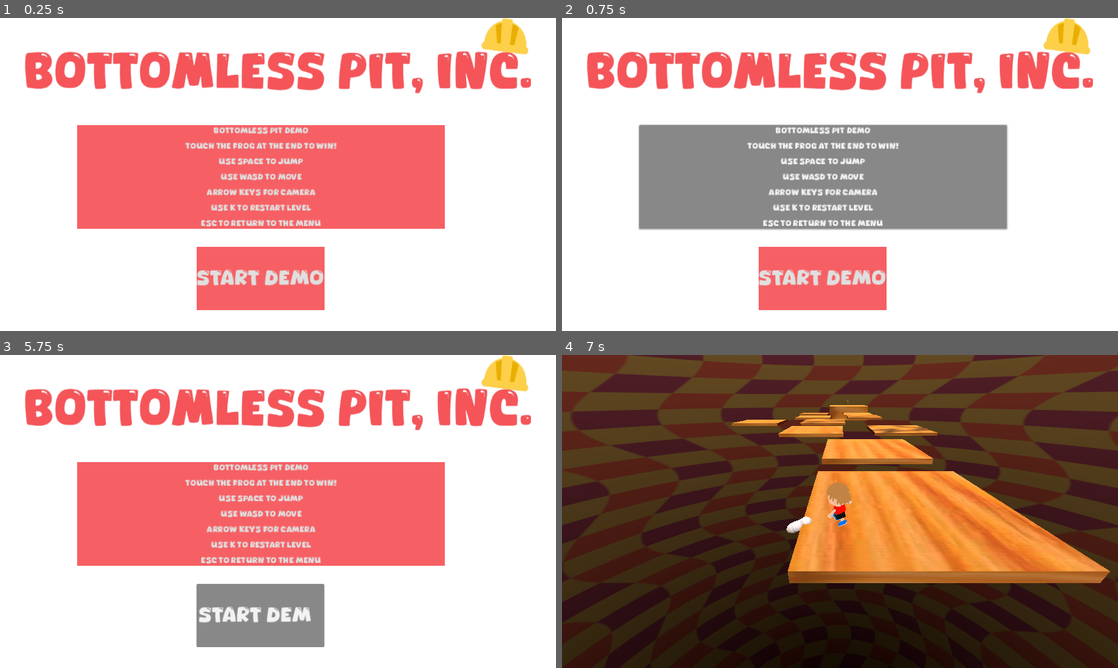
Above: before the commit, frames 1-4 (two rows, left to right).
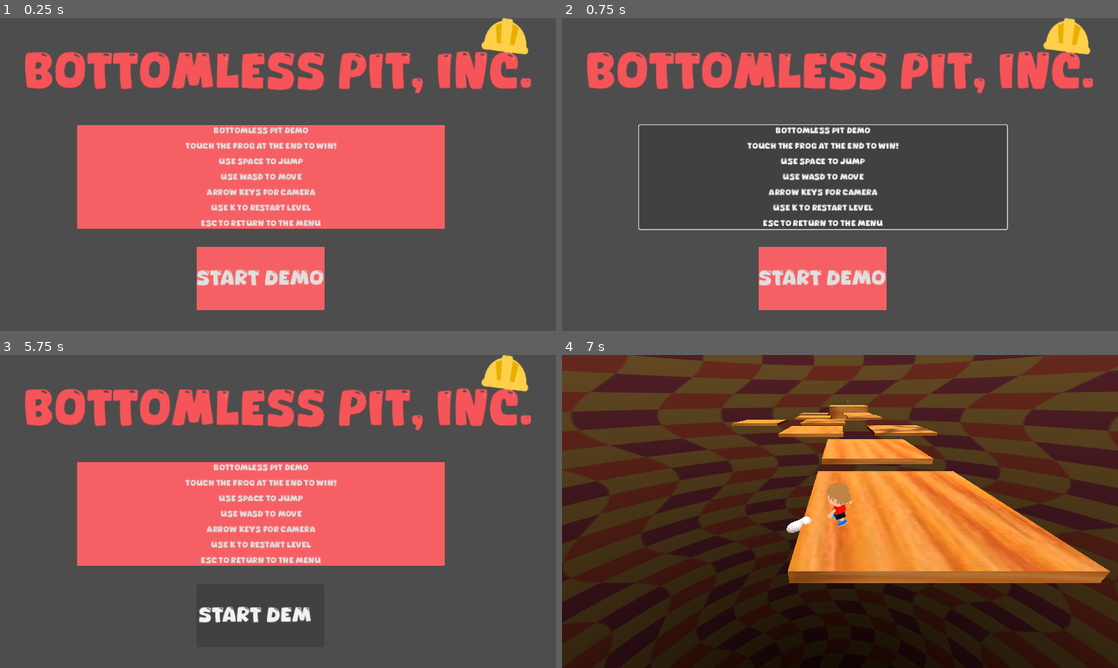
Above: after the commit, the same moments.

Repository: spoiboi/bottomlessPitInc2
Game: Godot game, scene res://Scenes/demo_screen.tscn
Same seed, same stepped clock (60 frames per second), same inputs: the game is played once before the commit and once after it.
Inputs:
- Up to frame 1 (0.25 s): no input
- Up to frame 2 (0.75 s): click "BOTTOMLESS PIT DEMO TOUCH THE…" at 0.5 s
- Up to frame 3 (5.75 s): click "Start Demo" at 1.25 s; hold D (right) 2.03-2.78 s; tap Up (camera_down) at 2.1 s; tap Space (jump) at 2.27, 3.02, 4.52, 5.27 s; hold S (back) 2.78-3.53 s; tap Left (camera_left) at 2.85 s; hold D (right) 3.53-4.28 s; tap Right (camera_right) at 3.6 s; hold W (forward) 4.28-5.03 s; tap Down (camera_up) at 4.35 s; hold A (left) from 5.03 s (still down); tap K (kys) at 5.1 s; tap Escape (menu) at 5.65 s
- Up to frame 4 (7 s): release A (left) at 5.75 s; click "Start Demo" at 5.75 s; hold A (left) from 6.53 s (still down); tap Up (camera_down) at 6.6 s; tap Space (jump) at 6.77 s

The runs differ from the first frame. In frame 1, 67% of the frame differs, in the area x 0-100%, y 0-100%; in frame 2, 87%; in frame 3, 71%; in frame 4, nothing differs.

Commit message:
started work on new title screen

Diff:
--- a/Scenes/Player.tscn
+++ b/Scenes/Player.tscn
@@ -144,10 +144,8 @@
 stream = ExtResource("4_vxdfa")
 volume_db = 5.778
 
-
 [node name="Decal" type="Decal" parent="."]
 transform = Transform3D(1, 0, 0, 0, 1, 0, 0, 0, 1, 0, -3.74497, 0)
 size = Vector3(1.25, 8, 1.25)
-
 texture_albedo = ExtResource("6_46sgf")
 upper_fade = 0.00788341
--- a/Scenes/demo_screen.tscn
+++ b/Scenes/demo_screen.tscn
@@ -1,7 +1,7 @@
 [gd_scene load_steps=13 format=3 uid="uid://qop3btjvm1h1"]
 
 [ext_resource type="FontFile" uid="uid://oigad7atfyty" path="res://Nicolast.otf" id="1_uxfo3"]
-[ext_resource type="Script" path="res://Scripts/title_screen.gd" id="2_4fq4e"]
+[ext_resource type="Script" path="res://Scripts/old_title_screen.gd" id="2_4fq4e"]
 [ext_resource type="Texture2D" uid="uid://caeh0anufrt3s" path="res://Assets/logo.png" id="3_7i181"]
 [ext_resource type="AudioStream" uid="uid://c8uxmkh06qu62" path="res://Sounds/Unfunky Groove.mp3" id="4_1byxk"]
 
@@ -45,6 +45,7 @@
 script = ExtResource("2_4fq4e")
 
 [node name="Panel" type="Panel" parent="."]
+visible = false
 layout_mode = 1
 anchors_preset = -1
 anchor_right = 2.185
--- a/Scenes/title_screen.tscn
+++ b/Scenes/old_title_screen.tscn
@@ -1,12 +1,12 @@
 [gd_scene load_steps=15 format=3 uid="uid://cmolak1p7byp"]
 
-[ext_resource type="FontFile" uid="uid://oigad7atfyty" path="res://Nicolast.otf" id="1_j1cod"]
-[ext_resource type="Script" path="res://Scripts/title_screen.gd" id="1_ppbl8"]
-[ext_resource type="Texture2D" uid="uid://caeh0anufrt3s" path="res://Assets/logo.png" id="3_pp3rk"]
-[ext_resource type="AudioStream" uid="uid://c8uxmkh06qu62" path="res://Sounds/Unfunky Groove.mp3" id="4_n0fc1"]
+[ext_resource type="FontFile" uid="uid://oigad7atfyty" path="res://Nicolast.otf" id="1_eurcx"]
+[ext_resource type="Script" path="res://Scripts/old_title_screen.gd" id="2_acqyp"]
+[ext_resource type="Texture2D" uid="uid://caeh0anufrt3s" path="res://Assets/logo.png" id="3_xp505"]
+[ext_resource type="AudioStream" uid="uid://c8uxmkh06qu62" path="res://Sounds/Unfunky Groove.mp3" id="4_ul8j0"]
 
 [sub_resource type="Theme" id="Theme_svx4q"]
-default_font = ExtResource("1_j1cod")
+default_font = ExtResource("1_eurcx")
 
 [sub_resource type="StyleBoxFlat" id="StyleBoxFlat_kvepm"]
 bg_color = Color(0.964706, 0.964706, 0.964706, 1)
@@ -51,7 +51,7 @@
 grow_horizontal = 2
 grow_vertical = 2
 theme = SubResource("Theme_svx4q")
-script = ExtResource("1_ppbl8")
+script = ExtResource("2_acqyp")
 
 [node name="Panel" type="Panel" parent="."]
 layout_mode = 1
--- /dev/null
+++ b/Scenes/title_ui.tscn
@@ -0,0 +1,49 @@
+[gd_scene load_steps=2 format=3 uid="uid://d05qq8yv3u7n"]
+
+[ext_resource type="Texture2D" uid="uid://pqx4ufpwsei2" path="res://Assets/logoNEW.png" id="1_kqbvd"]
+
+[node name="title_ui" type="Control"]
+layout_mode = 3
+anchors_preset = 15
+anchor_right = 1.0
+anchor_bottom = 1.0
+grow_horizontal = 2
+grow_vertical = 2
+
+[node name="LogoNew" type="Sprite2D" parent="."]
+position = Vector2(286, 229)
+rotation = -0.394444
+scale = Vector2(1.28819, 1.20922)
+texture = ExtResource("1_kqbvd")
+
+[node name="Button" type="Button" parent="."]
+layout_mode = 0
+offset_left = 736.0
+offset_top = 309.0
+offset_right = 1093.0
+offset_bottom = 383.0
+text = "New Game"
+
+[node name="Button2" type="Button" parent="."]
+layout_mode = 0
+offset_left = 736.0
+offset_top = 396.0
+offset_right = 1093.0
+offset_bottom = 470.0
+text = "Level Select"
+
+[node name="Button3" type="Button" parent="."]
+layout_mode = 0
+offset_left = 737.0
+offset_top = 480.0
+offset_right = 1094.0
+offset_bottom = 554.0
+text = "Options"
+
+[node name="Button4" type="Button" parent="."]
+layout_mode = 0
+offset_left = 737.0
+offset_top = 563.0
+offset_right = 1094.0
+offset_bottom = 637.0
+text = "Credits"
--- a/Scenes/trick_crumbling_platform.tscn
+++ b/Scenes/trick_crumbling_platform.tscn
@@ -58,7 +58,7 @@
 transform = Transform3D(1, 0, 0, 0, 1, 0, 0, 0, 1, 0, -0.36453, 0)
 shape = SubResource("BoxShape3D_oyt8r")
 
-[node name="Timer" type="Timer" parent="."]
+[node name="crumble_time" type="Timer" parent="."]
 
 [node name="poof" type="GPUParticles3D" parent="."]
 emitting = false
@@ -69,4 +69,4 @@
 draw_pass_1 = SubResource("BoxMesh_o7sst")
 
 [connection signal="body_entered" from="Area3D" to="." method="_on_area_3d_body_entered"]
-[connection signal="timeout" from="Timer" to="." method="_on_timer_timeout"]
+[connection signal="timeout" from="crumble_time" to="." method="_on_timer_timeout"]
--- a/Scripts/crumbling_platform.gd
+++ b/Scripts/crumbling_platform.gd
@@ -31,7 +31,5 @@
 		$crumble_time.stop()
 
 
-	# queue_free()
-
 func respawn():
 	pass
--- /dev/null
+++ b/title_screen.gd
@@ -0,0 +1,14 @@
+extends Node3D
+
+var isVisible = false
+
+# Called when the node enters the scene tree for the first time.
+func _ready():
+	$title_ui.visible = false
+
+
+# Called every frame. 'delta' is the elapsed time since the previous frame.
+func _process(delta):
+	if !isVisible and $goon.position.y < -60:
+		isVisible = true
+		$title_ui.visible = true
--- /dev/null
+++ b/title_screen.tscn
@@ -0,0 +1,21 @@
+[gd_scene load_steps=5 format=3 uid="uid://b1rcch3rmsm6q"]
+
+[ext_resource type="Script" path="res://title_screen.gd" id="1_vav38"]
+[ext_resource type="PackedScene" uid="uid://wkbbl7c6vjce" path="res://Backgrounds/funny_background1.tscn" id="1_wms45"]
+[ext_resource type="PackedScene" uid="uid://d05qq8yv3u7n" path="res://Scenes/title_ui.tscn" id="2_7q6gp"]
+[ext_resource type="PackedScene" uid="uid://ysyt4r1ufi72" path="res://Scenes/character.tscn" id="2_oarpf"]
+
+[node name="Title Screen" type="Node3D"]
+script = ExtResource("1_vav38")
+
+[node name="title_ui" parent="." instance=ExtResource("2_7q6gp")]
+
+[node name="Background1" parent="." instance=ExtResource("1_wms45")]
+
+[node name="Camera3D" type="Camera3D" parent="."]
+transform = Transform3D(1, 0, 0, 0, -4.37114e-08, 1, 0, -1, -4.37114e-08, 0, 0, 0)
+
+[node name="goon" type="RigidBody3D" parent="."]
+
+[node name="anim_idle" parent="goon" instance=ExtResource("2_oarpf")]
+transform = Transform3D(0.707107, -0.707107, -3.09086e-08, 0, -4.37114e-08, 1, -0.707107, -0.707107, -3.09086e-08, 0, 0, 1.34229)
Binary file added: Assets/logoNEW.png
Not shown, added: Assets/logoNEW.png.import
Not shown: 3 places in Scenes/old_title_screen.tscn that only renumber resources
Renamed: Scenes/title_screen.gd -> Scripts/old_title_screen.gd
